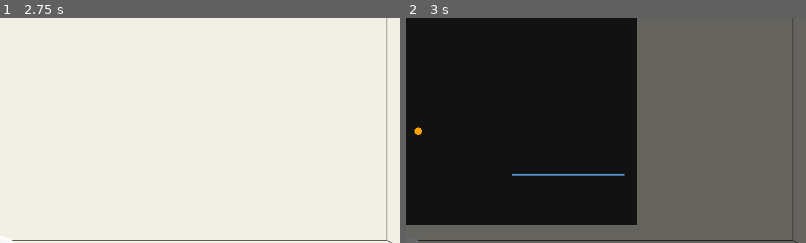
Above: before the commit, frames 1-2 (left to right).
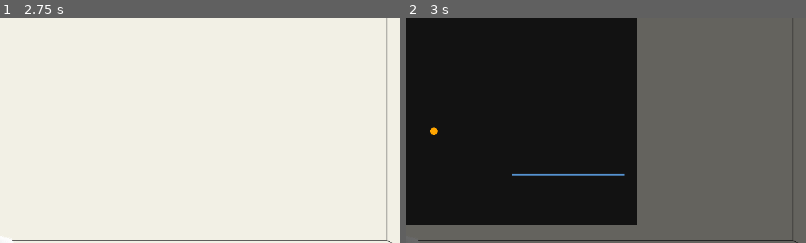
Above: after the commit, the same moments.

Repository: ReBurrito/2_Weeks_Left_Game
Game: Godot game, scene res://Locations/Park/Park.tscn
Same seed, same stepped clock (60 frames per second), same inputs: the game is played once before the commit and once after it. This scene is started directly instead of the project's main scene.
Inputs (mouse positions are % of the whole screen's width and height, from its top left):
- Up to frame 1 (2.75 s): tap Enter at 0.5 s; move the mouse to (72, 45) at 0.52 s; hold Right (ui_right) 0.53-1.25 s; click (72, 45) at 0.67 s; tap E (ui_accept) at 0.77, 2 s; drag from (30, 55) to (45, 70) at 1.27 s; move the mouse to (60, 28) at 2.02 s; hold Right (ui_right) from 2.03 s (still down); click (60, 28) at 2.17 s
- Up to frame 2 (3 s): release Right (ui_right) at 2.75 s; click "Let's feed thye fish." at 2.75 s
The pictures show only the part of the screen within x 37-87%, y 32-82%; the shares and areas given below are measured in that part.

Frame 1 is identical in both runs. In frame 2, 0.1% of the frame differs, in the area x 2-8%, y 48-52%.

Commit message:
Adjusted UI for fishing and feeding minigame
Centralized the fishing bar for the fishing minigame

Added an extra clause to reset the game when the food touches the edge of the play area

Diff:
--- a/Minigames/Fish_Feeding/fish_feeding.gd
+++ b/Minigames/Fish_Feeding/fish_feeding.gd
@@ -1,7 +1,7 @@
 extends CanvasLayer
 #===========================================VARIABLES============================================
 var game_size = Vector2(400, 400)      																														## The size of the minigame window
-var launch_origin = Vector2(50, 250)  																														## The "slingshot" anchor point
+var launch_origin = Vector2(75, 250)  																														## The "slingshot" anchor point
 var water_level_y = 320.0             																														## The Y-coordinate of the water surface
 var lake_start_x = 200.0              																														## Where the "active" feeding part of the lake begins
 var lake_end_x = 380.0                																														## Where the "active" feeding part of the lake ends
@@ -27,11 +27,14 @@
 	if is_flying:
 		food_velocity.y += gravity * delta
 		food_pos += food_velocity * delta
+		if (food_pos.x >= 400) or (food_pos.x <= 0):
+			reset_food()
 		if food_pos.y >= water_level_y:																																# Check if food has hit the surface of the water
 			if food_pos.x >= lake_start_x and food_pos.x <= lake_end_x:
 				hit_target()
 			else:
 				reset_food()
+
 		game_logic_node.queue_redraw()
 #=======================================BUILT-IN FUNCTIONS=======================================
 func _input(event):
@@ -46,8 +49,8 @@
 	if event is InputEventMouseMotion and is_dragging:
 		var local_mouse = event.position - game_container.global_position
 		var dir = local_mouse - launch_origin
-		if dir.length() > 100:																																				# Limit drag distance
-			dir = dir.normalized() * 100
+		if dir.length() > 75:																																				# Limit drag distance
+			dir = dir.normalized() * 75
 		food_pos = launch_origin + dir
 		game_logic_node.queue_redraw()
 """==========================================================================================="""
